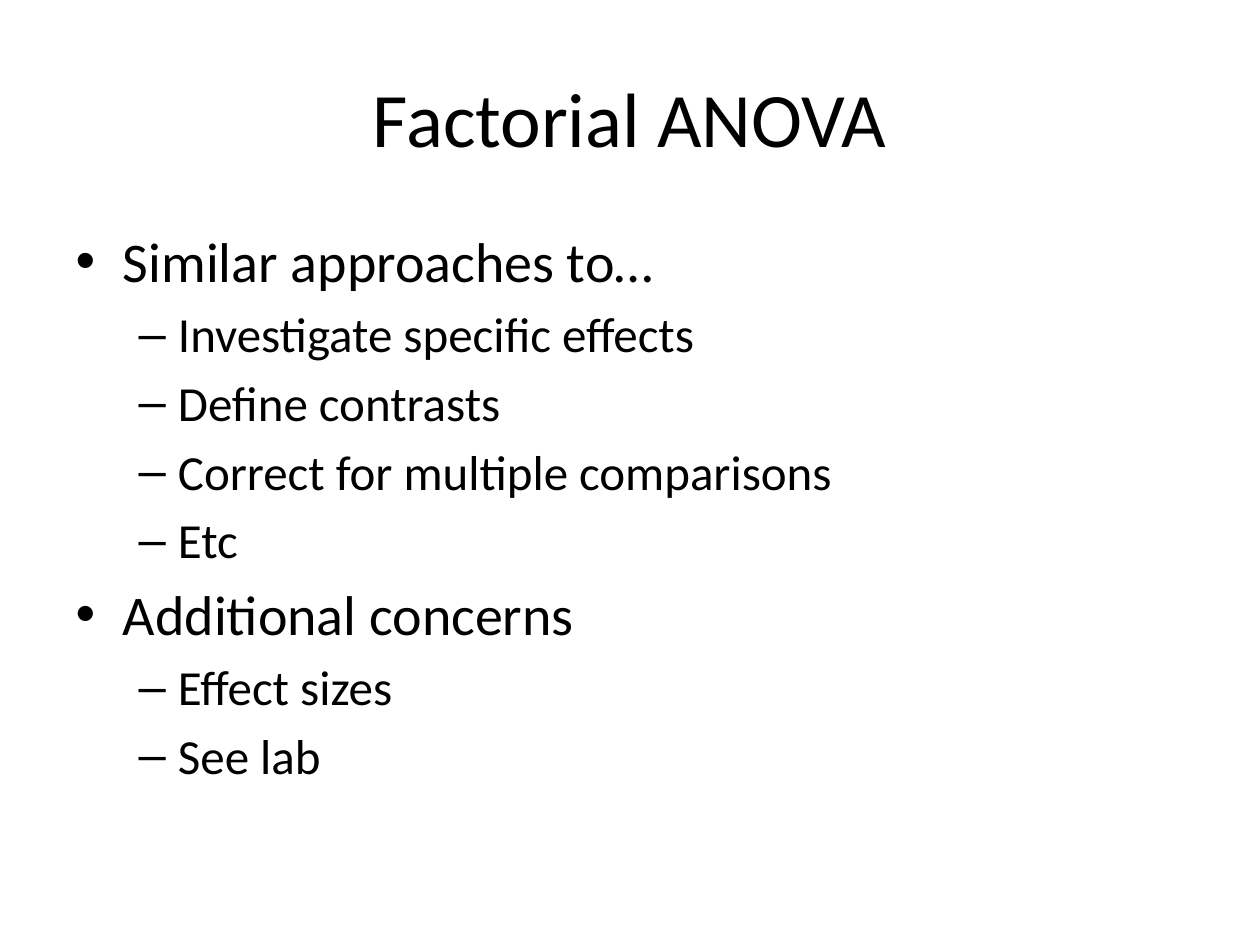
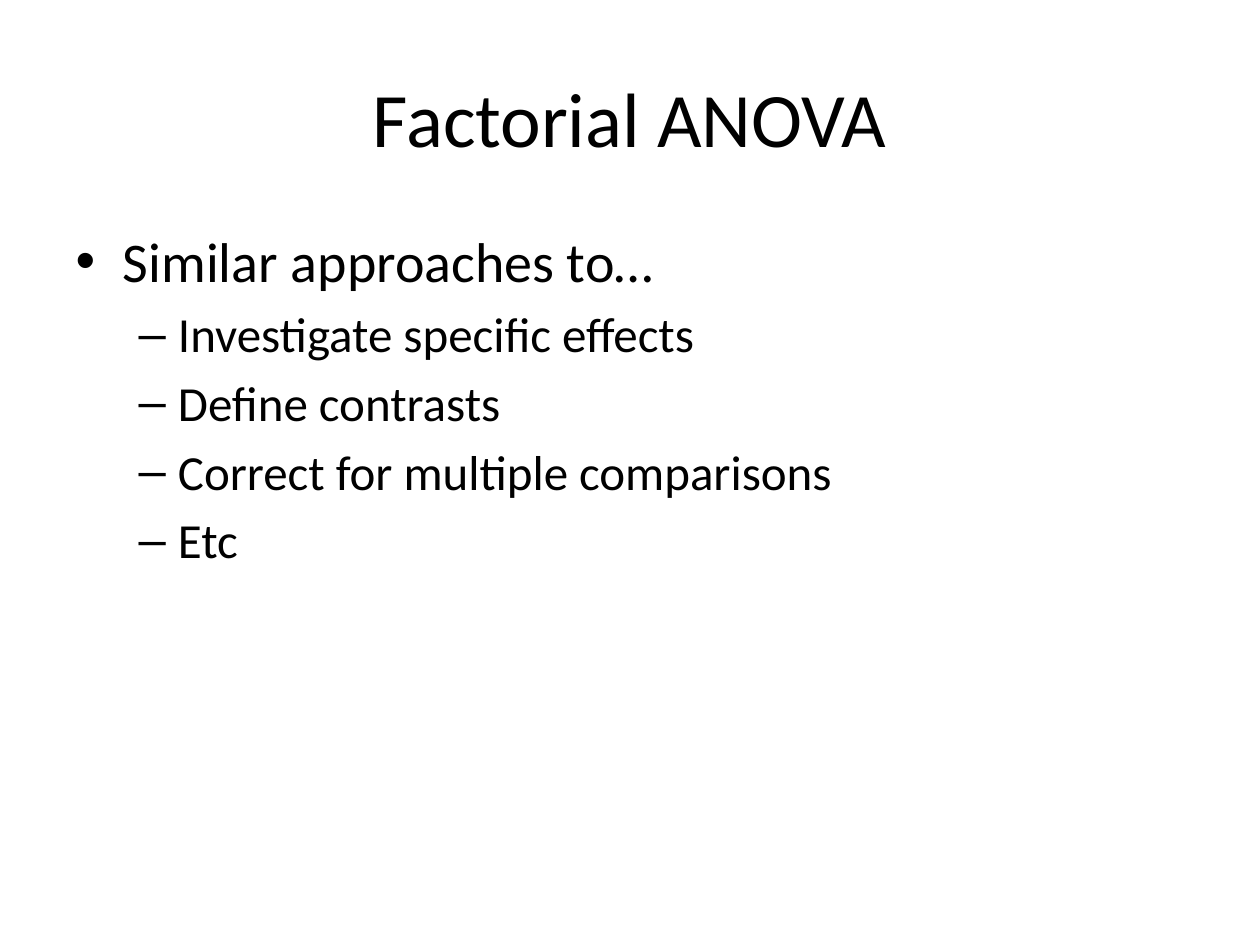
Before and after one commit to ethanweed/Stats4Humanities2016, a slide deck: slide 99 of Day4/Lecture 4.pptx. Drawn at 1260x945 pixels with LibreOffice and Linux fonts; fonts in the diff are those of the drawing. Boxes give left, top, right and bottom in pixels: in the first picture for what was removed or moved away, otherwise in the second. Text is boxed around its words. In the diff, an @@ line names an element or a change of style, - is before the commit and + after.

```diff
--- a/Day4/Lecture 4.pptx
+++ b/Day4/Lecture 4.pptx
@@ text at [123,596,573,775]: paragraphs removed @@
-• Additional concerns
-  – Effect sizes
-  – See lab
```
Also in this commit, not shown: 4 other slides changed, 1 slide removed, 4 other files.
